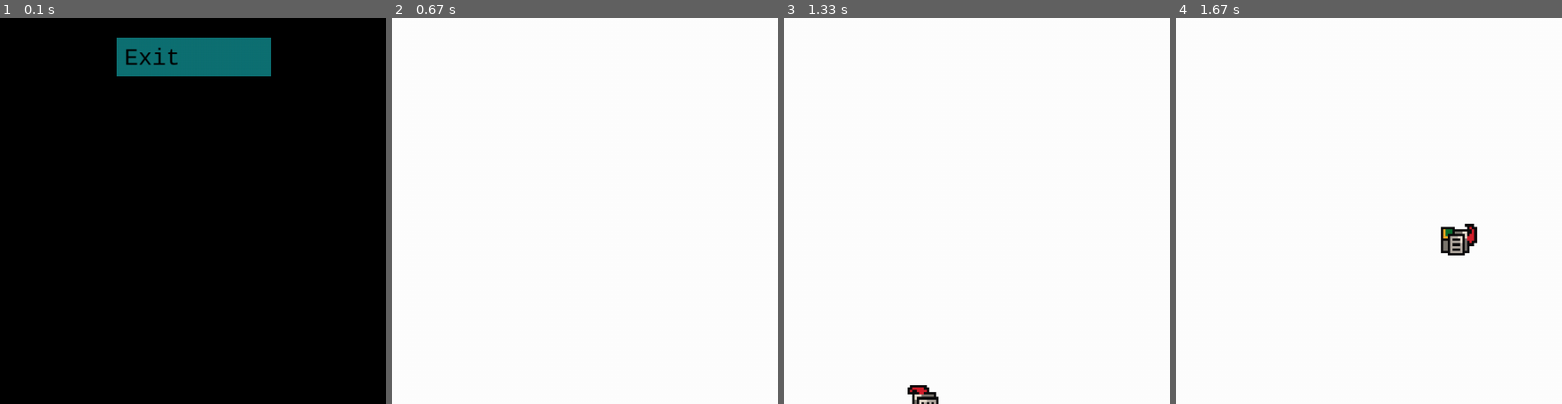
Above: before the commit, frames 1-4 (left to right).
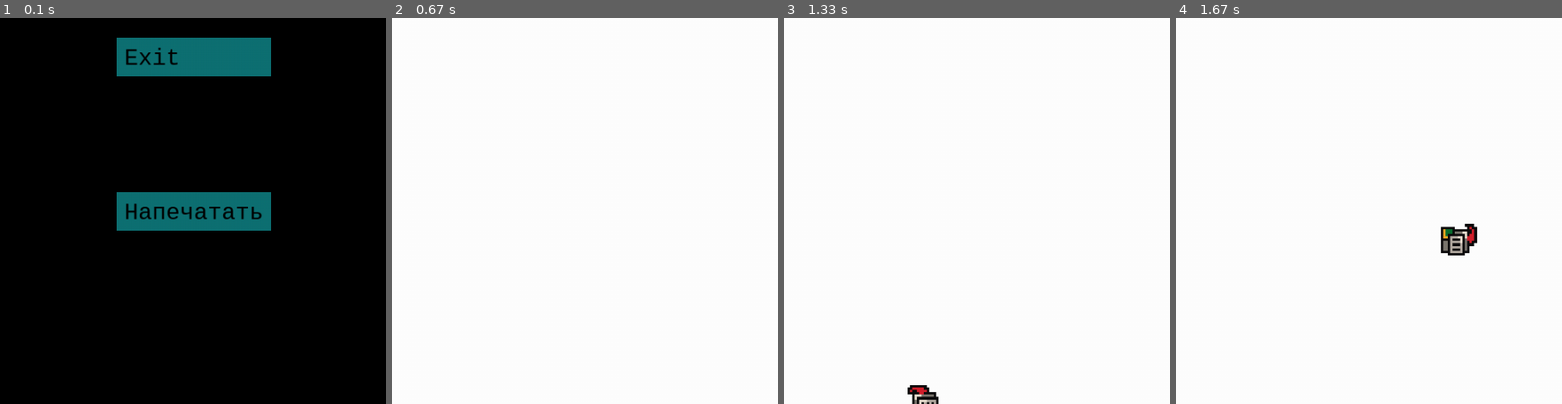
Above: after the commit, the same moments.

Repository: XORandom/pygame_templates
Game: pygame game, started from platformer.py
The game is run twice, just before and just after one commit, with the same random seed, the same clock (stepped at 60 frames per second) and the same inputs.
Inputs (mouse positions are % of the whole screen's width and height, from its top left):
- Up to frame 1 (0.1 s): no input
- Up to frame 2 (0.67 s): click "Play" at 0.38 s
- Up to frame 3 (1.33 s): hold D 0.67-1.13 s; move the mouse to (19, 35) at 0.7 s; hold D from 1.17 s (still down); move the mouse to (65, 15) at 1.2 s; tap Space at 1.23 s
- Up to frame 4 (1.67 s): tap Space at 1.53 s; release D at 1.63 s
The pictures show only the part of the screen within x 25-75%, y 37-87%; the shares and areas given below are measured in that part.

The runs differ from the first frame. In frame 1, 3.7% of the frame differs, in the area x 30-71%, y 45-56%; in frame 2, nothing differs; in frame 3, nothing differs; in frame 4, nothing differs.

Commit message:
add turrel and rockets

Diff:
--- a/platformer.py
+++ b/platformer.py
@@ -21,9 +21,8 @@
 # Игровые переменные
 current_scene: str = "menu"
 "Текущая сцена"
-volume = 0.1
+volume = 0.01
 "Громкость музыки"
-
 
 slow = 8
 "Скорость анимации (idle, hit, game_over)"
@@ -92,16 +91,20 @@
 
     return_flag = False
     "флаг, говорящий, что на кнопку навели мышку, может пригодиться"
+
+    flag_first_hold = True
+    "флаг, означающий, что мы в первый раз навели на кнопку мышью"
     mouse = pygame.mouse.get_pos()
     click = pygame.mouse.get_pressed()
     if x + width > mouse[0] > x and y + height > mouse[1] > y:  # Если мышь находится внутри прямоугольника
         pygame.draw.rect(screen, active_color, (x, y, width, height))
-        if click[0] == 1 and action is not None:
+        if click[0] == 1 and action is not None and flag_first_hold:
             sound_button_click.play()
             action(action_arg)
-        return_flag = True
+        flag_first_hold= False
     else:
         pygame.draw.rect(screen, inactive_color, (x, y, width, height))
+        flag_first_hold = True
     screen.blit(font_text.render(text, True, (0, 0, 0)), (x + 10, y + 10))  # Рисуем текст на кнопке
     return return_flag
 
@@ -238,6 +241,8 @@
                action=switch_scene, action_arg="settings")
         button("Exit", WIDTH // 2 - 100, 400, 200, 50,
                action=switch_scene, action_arg="exit")
+        button("Напечатать привет", WIDTH // 2 - 100, 600, 200, 50,
+               action=print, action_arg="Привет")
         if current_scene == "exit":  # Прерываем цикл
             break
         if flag_custom_cursor:
--- a/top-down.py
+++ b/top_down.py
@@ -124,7 +124,7 @@
             image_surf = pygame.image.load(full_path).convert_alpha()
             # Так как все фрагменты имеют разный размер,
             # то вместо transform.scale() удобнее использовать transform.rotozoom()
-            image_surf = pygame.transform.rotozoom(image_surf, 0, 0.3)
+            image_surf = pygame.transform.rotozoom(image_surf, 0, 0.5)
             surface_list.append(image_surf)
     return surface_list
 
@@ -172,21 +172,37 @@
 move_set = import_folder(folder_path="assets/sprite/player/spaceship_vol2")
 """Словарь со всеми спрайтами персонажа"""
 
-
-def create_player(pos: list = (WIDTH // 2, HEIGHT // 2),
-                  status: str = "idle", iteration: int = 0, mirror: str = ""):
+player_width, player_height = move_set[1].get_size()
+# Для того чтобы не проводить сложные расчеты центра вращения и угла, можно создать поверхность,
+# на нее разместить турель и уже её вращать.
+player_surf = pygame.Surface((player_width, player_height), pygame.SRCALPHA)
+player_pos = (WIDTH // 2, HEIGHT // 2)
+
+player_surf.blit(move_set[2], (191, 197))
+
+
+def create_player2(player_pos: list | tuple = (WIDTH // 2, HEIGHT // 2),
+                   iteration: int = 0, mirror: str = "", player_angle: float = 0, turret_angle: float = 0) -> None:
     """Функция для рисования персонажа
 
-    :param pos: (x, y)
-    :param status: Что персонаж делает в данную секунду
+    :param player_pos: (x, y) - координаты центра персонажа
+    :param player_angle: Угол поворота персонажа
+    :param turret_angle: Угол поворота турели
     :param iteration: Номер кадра, для анимации
     :param mirror: В какую сторону смотрит персонаж, "" или "-mirror"
     :return:
     """
 
-    screen.blit(move_set[1], pos)
-    screen.blit(move_set[3], (pos[0] + 50, pos[1] + 50))
-
+    turret_x = player_pos[0] + 50
+    turret_y = player_pos[1] + 50
+
+    # Для того, чтобы не проводить сложные расчеты центра вращения и угла, можно создать поверхность,
+    # на нее разместить корабль со всеми делалями и уже их вращать.
+    point = pygame.math.Vector2(turret_x, turret_y)
+
+    rotated_image = pygame.transform.rotate(move_set[1], player_angle)
+    screen.blit(rotated_image, player_pos)
+    screen.blit(move_set[3], (turret_x, turret_y))
 
 
 def switch_scene(new_scene: str = "exit"):
@@ -273,17 +289,14 @@
     pygame.mixer.music.load("assets/music/19772__amby26__asianbeatz-riff-1.ogg")
     pygame.mixer.music.set_volume(volume)
     pygame.mixer.music.play(-1)
-    iterator = 0
-    "Номер кадра игры, используется для анимации"
     direction = pygame.math.Vector2()
     "Направление движения"
-    status = "idle"
-    mirror = ""
+    full_rocket = True
     speed = 20
-    jump_speed = 0
-    x = WIDTH // 2
-    y = HEIGHT // 2
-
+    rotate_speed = 10
+    x = 2
+    y = 2
+    angle = 0
     while current_scene == "game":
         clock.tick(FPS)
         for event in pygame.event.get():
@@ -291,7 +304,7 @@
                 switch_scene("exit")
             if event.type == pygame.KEYDOWN:
                 if event.key == pygame.K_SPACE:
-                    pass
+                    full_rocket = not full_rocket
         if current_scene == "exit":  # Прерываем цикл
             break
 
@@ -315,14 +328,29 @@
 
         x += direction.x * speed
         y += direction.y * speed
-
-        screen.fill("white")
-        create_player(iteration=iterator, status=status, mirror=mirror, pos=[x, y])
+        angle += (keys[pygame.K_q] - keys[pygame.K_e]) * rotate_speed
+
+        screen.fill("black")
+
+        rotated_player = pygame.transform.rotate(player_surf, angle)
+        screen.blit(move_set[1], (x, y))  # корабль
+        if full_rocket:
+            screen.blit(move_set[7], (x + 115, y + 230))
+            screen.blit(move_set[7], (x + 270, y + 230))
+        else:
+            screen.blit(move_set[6], (x + 115, y + 233))
+            screen.blit(move_set[6], (x + 270, y + 233))
+
+        screen.blit(rotated_player, rotated_player.get_rect(center=(x + player_width // 2, y + player_height // 2)))
+
+        screen.blit(font_text.render("space - ракеты", True, "white"), (10, 10))
+        screen.blit(font_text.render("q, e - поворот турели", True, "white"), (10, 30))
+        screen.blit(font_text.render("w, s, a, d - движение", True, "white"), (10, 50))
+
         if flag_custom_cursor:
             screen.blit(cursor_image, pygame.mouse.get_pos())
 
         pygame.display.flip()
-        iterator += 1
     else:
         print("Game over")
 
Binary file changed: assets/sprite/player/spaceship_vol2/rocket_launcher_e.png
Binary file changed: assets/sprite/player/spaceship_vol2/rocket_launcher_f.png
